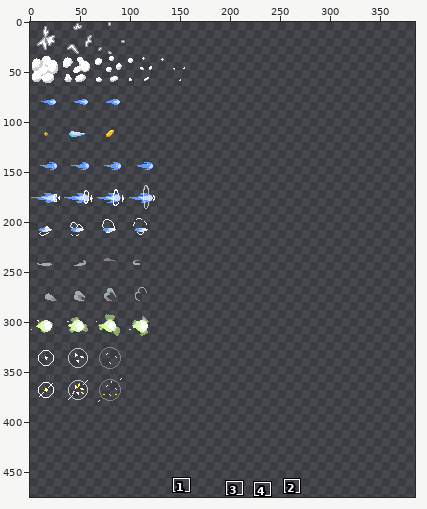
One commit to this sprite sheet: Assets/Data/Vfx/vfx_x32.png. Above: a wide view before the commit, with the close-up outlined.
Close-up. The starting point:
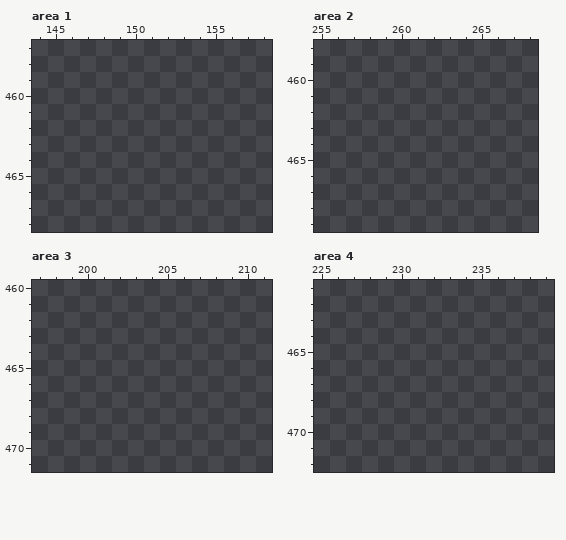
The file is 512x512 pixels. Colours within 5 levels of each other are drawn and written as one. Shown: area 1: x 144..158, y 457..468; area 2: x 255..268, y 458..469; area 3: x 197..211, y 460..471; area 4: x 225..239, y 461..472. The old version is drawn lined up with the new one. The wide view leaves out empty margins. The commit also changed other parts of the picture, which this record leaves out.
Once edited:
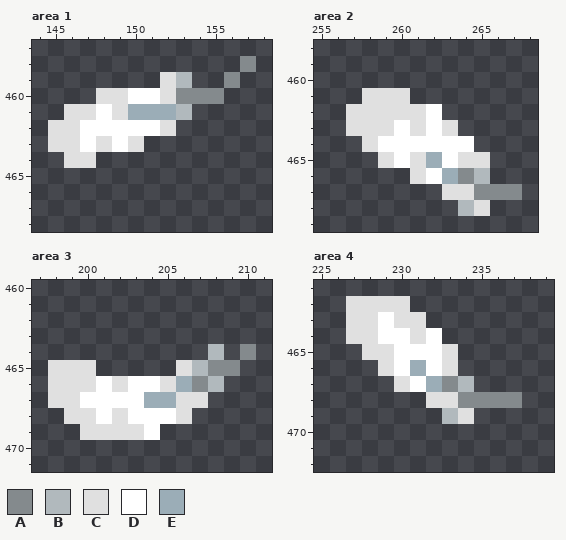
Palette (. is transparent): A #848a8d  B #b1b9bd  C #e0e0e0  D #ffffff  E #9badb7
The edit:
drawings rearranged on the sheet (the old picture shows each at its new place)
Changed rows in their new state; - is an unchanged pixel.
Area 1:
first column x 145:
458 ------------A
459 -------CB--A-
460 ---CCDDCAAA--
461 -CCDCEEEB----
462 CCDDDDDC-----
463 CCDCDC-------
464 -CC----------
Area 2:
first column x 257:
461 -CCC-------
462 CCCCCD-----
463 CCCDCDC----
464 -CDDDDDD---
465 --CDCEDCC--
466 ----CDEAB--
467 ------CCAAA
468 -------BC--
Area 3:
first column x 198:
464 ----------B-A
465 CCC-----CBAA-
466 CCCDCDDCEAB--
467 CCDDDDEECC---
468 -CCDCDDDC----
469 --CCCCD------
Area 4:
first column x 227:
462 CCCC-------
463 CCDCC------
464 CCDDCD-----
465 -CCDDDC----
466 --CDEDC----
467 ---CDEAB---
468 -----CCAAAA
469 ------BC---
Changed places in both close-ups, as pixel boxes (x1, y1, x2, y2):
added: (48, 56, 256, 168)
added: (346, 88, 522, 216)
added: (48, 344, 256, 440)
added: (346, 296, 522, 424)
